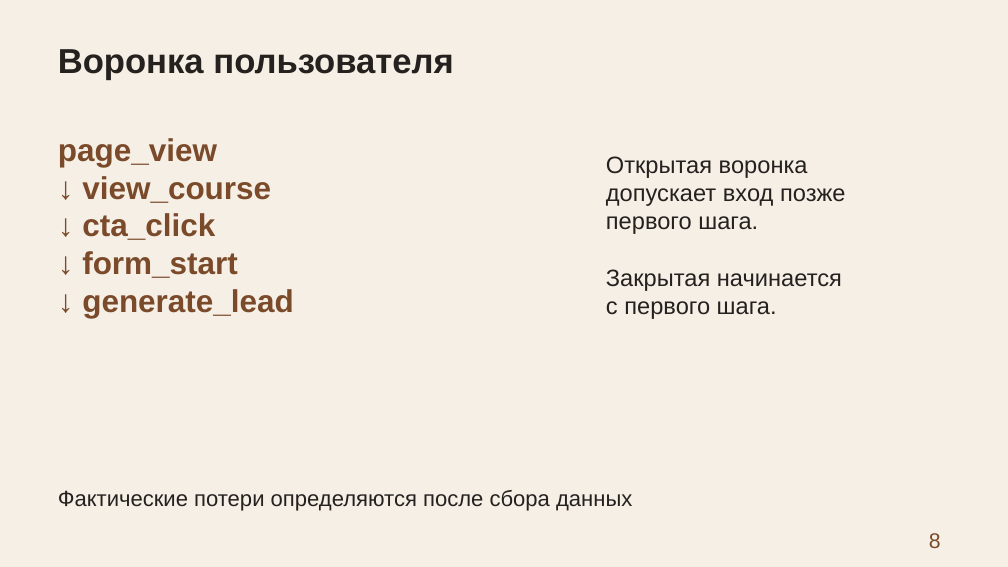
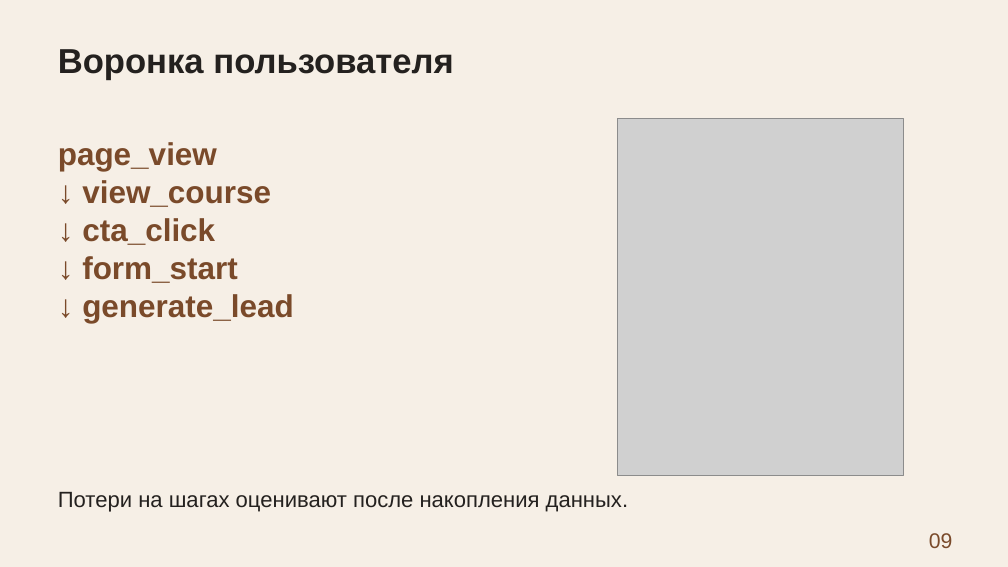
Before and after one commit to 4youmans/funnel-project, a slide deck: slide 9 of kursovaya_rabota/zerno7/presentation/zashchita.pptx (slide 8 before the commit). Drawn at 1008x567 pixels with LibreOffice and Linux fonts; fonts in the diff are those of the drawing; grey boxes stand for pictures. Boxes give left, top, right and bottom in pixels: in the first picture for what was removed or moved away, otherwise in the second. Text is boxed around its words. In the diff, an @@ line names an element or a change of style, - is before the commit and + after.

```diff
--- a/kursovaya_rabota/zerno7/presentation/zashchita.pptx
+++ b/kursovaya_rabota/zerno7/presentation/zashchita.pptx
@@ picture added at <box>618,118,904,476</box> @@
@@ text "page_view": place and size @@
-text "page_view" at <box>58,138,294,318</box>
+text "page_view" at <box>58,142,294,323</box>
@@ text removed at <box>606,156,846,319</box> @@
-Открытая воронка
-допускает вход позже
-первого шага.
-Закрытая начинается
-с первого шага.
@@ text at <box>58,492,628,512</box>: text changed @@
-Фактические потери определяются после сбора данных
+Потери на шагах оценивают после накопления данных.
@@ text at <box>929,533,953,548</box>: text changed @@
-8
+09
```
Also in this commit, not shown: 2 other slides changed, 11 slides added, 9 slides removed, 1 other file.
